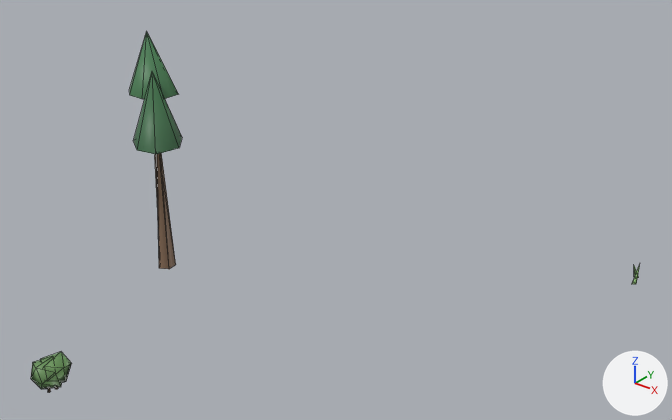
What one commit did to the glTF model www/proto3d/models/beth/tidewrack_sea/land4/stage1/meshes/arch_land_scatter_c23_19_lod1.glb.
Both versions are drawn from a camera (50 mm lens) standing at (788.85, 209.12, 20.89) and looking at (773.59, 228.2, 9.07). Arrows for +X, +Y and +Z are at lower right; the lights stay in place. The first picture is the older version. Mesh edges are drawn as thin lines.

In view in the first picture: 'arch_land_scatter_c23_19_lod1'.
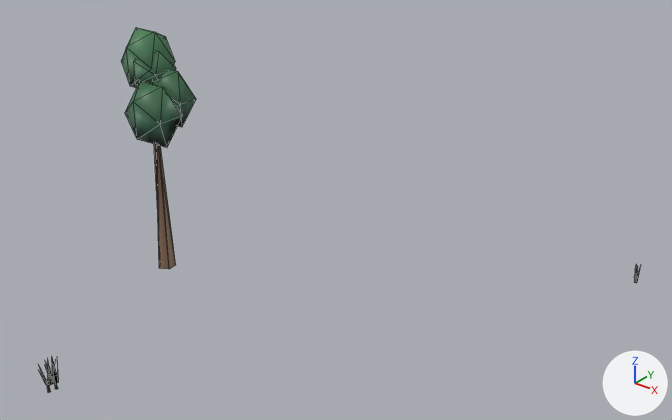
What the commit changed:
me_arch_land_scatter_c23_19_lod1 is used by ob_arch_land_scatter_c23_19_lod1; location (0.0, 0.0, 0.0).
me_arch_land_scatter_c23_19_lod1 had 74 vertices, 86 faces and spanned x 767.2..780.1, y 220.5..236.1, z 4.6..13.8.
me_arch_land_scatter_c23_19_lod1 now has 134 vertices, 126 faces and spans x 767.2..780.1, y 220.7..236.1, z 4.6..13.8.
me_arch_land_scatter_c23_19_lod1 part 1: a new loose piece, an icosphere of 20 faces spanning x 767.8..769.4, y 225.2..226.6, z 10.6..12.5, in mat_defaultmaterial.
me_arch_land_scatter_c23_19_lod1 part 2: a new loose piece, an icosphere of 20 faces spanning x 767.6..769.5, y 226.0..227.0, z 11.1..12.8, in mat_defaultmaterial.
me_arch_land_scatter_c23_19_lod1 part 3: a new loose piece, an icosphere of 20 faces spanning x 767.2..768.5, y 225.7..227.2, z 11.9..13.8, in mat_defaultmaterial.
me_arch_land_scatter_c23_19_lod1 part 4: the loose piece of 12 vertices spanning x 768.4..769.4, y 220.5..221.4, z 4.9..5.7 is turned -100.1 degrees about the z axis through its middle and scaled by 1.4, then moved by (-0.8, 5.4, 7.5).
me_arch_land_scatter_c23_19_lod1 part 5: the loose piece of 8 vertices spanning x 767.7..769.4, y 225.2..227.0, z 10.6..12.8 is deleted.
me_arch_land_scatter_c23_19_lod1 part 6: the loose piece of 8 vertices spanning x 767.2..768.7, y 225.9..227.1, z 11.9..13.8 is deleted.
Part 7, on me_arch_land_scatter_c23_19_lod1:
16 vertices are removed from x 768.5..780.0, y 220.7..236.1, z 4.9..6.2.
32 faces are deleted.
3 vertices move within x 768.9..780.1, y 221.0..235.7, z 4.6..5.5.
56 vertices are added at x 768.7..780.1, y 220.7..236.1, z 4.9..6.2.
26 new faces join them.

Changed parts and their boxes [x1, y1, x2, y2] in the pictures (672 x 420 px; the box of a moved part takes in the faces that stretch with it):
'arch_land_scatter_c23_19_lod1', reshaped: before [31, 31, 640, 393]; after [39, 27, 641, 393]
part 1 of me_arch_land_scatter_c23_19_lod1, added (green): after [125, 82, 182, 147]
part 2 of me_arch_land_scatter_c23_19_lod1, added (green): after [150, 68, 196, 127]
part 3 of me_arch_land_scatter_c23_19_lod1, added (green): after [121, 27, 175, 88]
part 4 of me_arch_land_scatter_c23_19_lod1, moved or reshaped: before [31, 356, 62, 389]; after [133, 51, 176, 85]
part 5 of me_arch_land_scatter_c23_19_lod1, deleted (green): before [133, 72, 182, 154]
part 6 of me_arch_land_scatter_c23_19_lod1, deleted (green): before [129, 31, 178, 99]
part 7 of me_arch_land_scatter_c23_19_lod1, moved or reshaped: before [40, 265, 640, 393]; after [39, 264, 641, 393]
